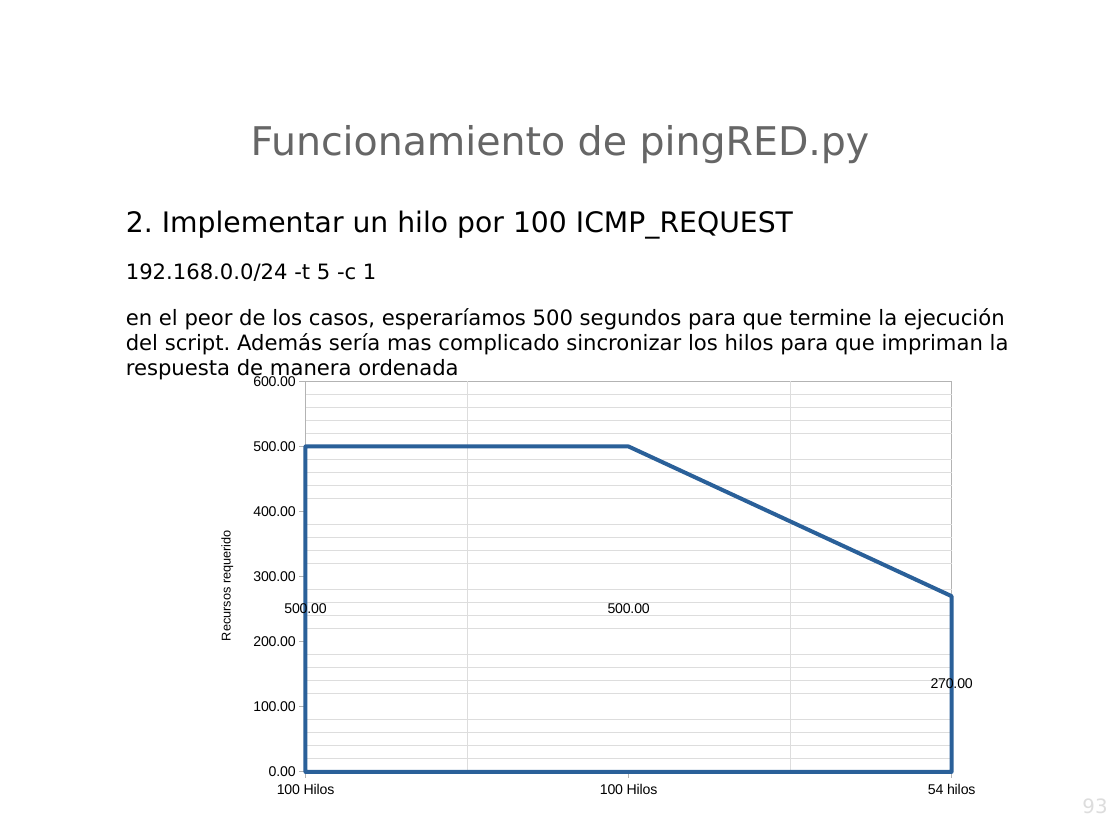
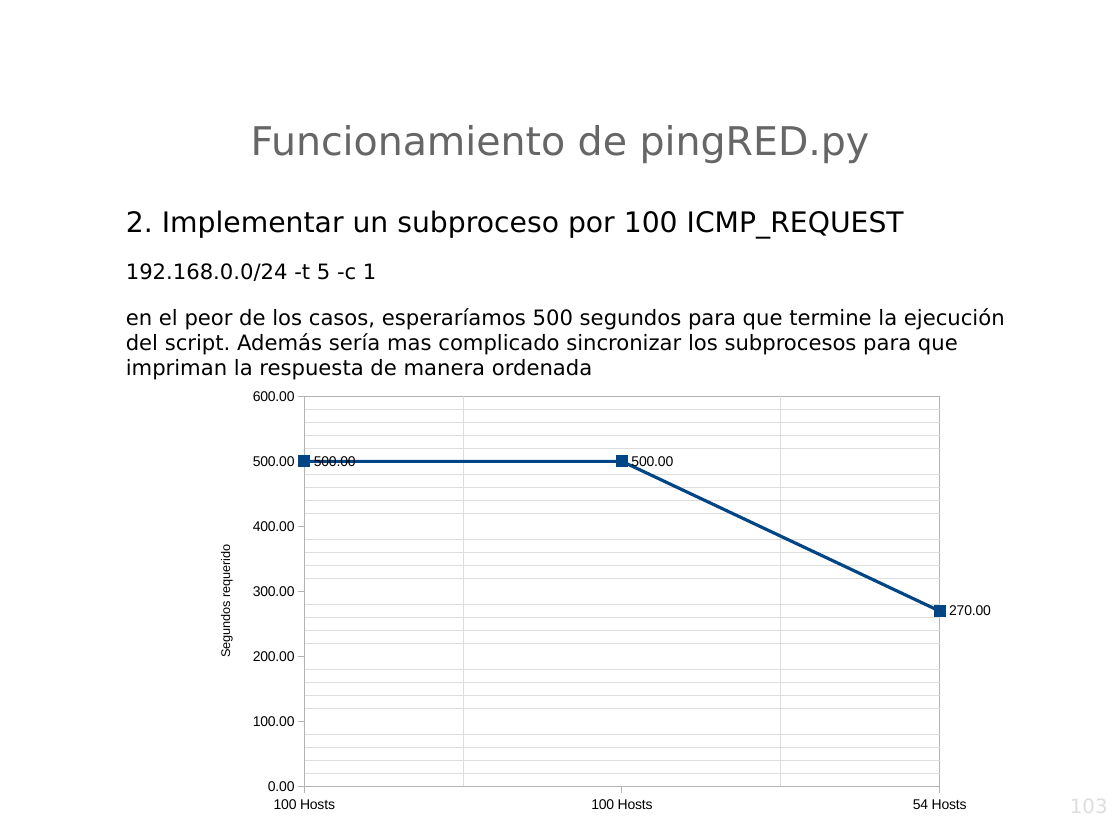
Before and after one commit to srealmoreno/Python, a slide deck: slide 103 of PING/ping.odp (slide 93 before the commit). Drawn at 1120x840 pixels with LibreOffice and Linux fonts; fonts in the diff are those of the drawing; background and template pictures are left out. Boxes give left, top, right and bottom in pixels: in the first picture for what was removed or moved away, otherwise in the second. Text is boxed around its words. In the diff, an @@ line names an element or a change of style, - is before the commit and + after.

```diff
--- a/PING/ping.odp
+++ b/PING/ping.odp
@@ text at bbox=[126, 210, 904, 239]: text changed @@
-2. Implementar un hilo por 100 ICMP_REQUEST
+2. Implementar un subproceso por 100 ICMP_REQUEST
@@ text at bbox=[126, 308, 1005, 380]: text changed @@
-en el peor de los casos, esperaríamos 500 segundos para que termine la ejecución del script. Además sería mas complicado sincronizar los hilos para que impriman la respuesta de manera ordenada
+en el peor de los casos, esperaríamos 500 segundos para que termine la ejecución del script. Además sería mas complicado sincronizar los subprocesos para que impriman la respuesta de manera ordenada
@@ area chart at bbox=[197, 379, 992, 821] @@
@@ area chart to line chart @@
-categories: 100 Hilos, 100 Hilos, 54 hilos
+categories: 100 Hosts, 100 Hosts, 54 Hosts
@@ colour of Series 1 none to #004586 @@
@@ value axis title "Recursos requerido" to "Segundos requerido" @@
@@ line chart: place and size @@
-line chart at bbox=[197, 365, 992, 807]
+line chart at bbox=[197, 379, 992, 821]
@@ page number at bbox=[848, 795, 1109, 840]: text changed @@
-93
+103
```
Also in this commit, not shown: 8 other slides changed, 10 slides added, 1 other file.
